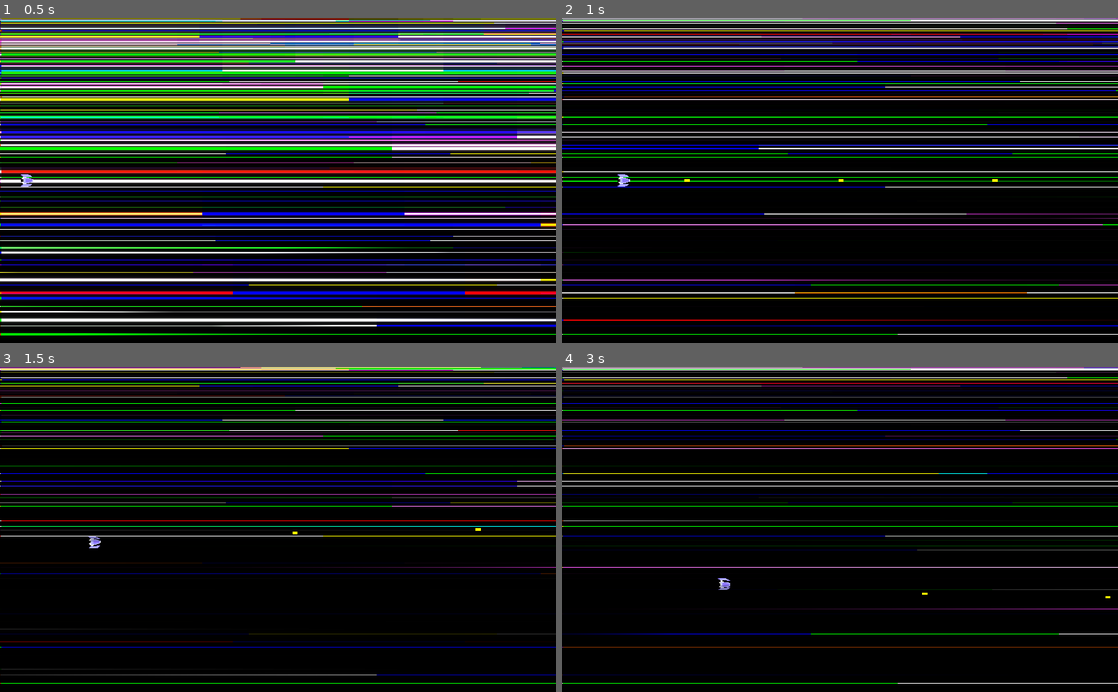
Above: before the commit, frames 1-4 (two rows, left to right).
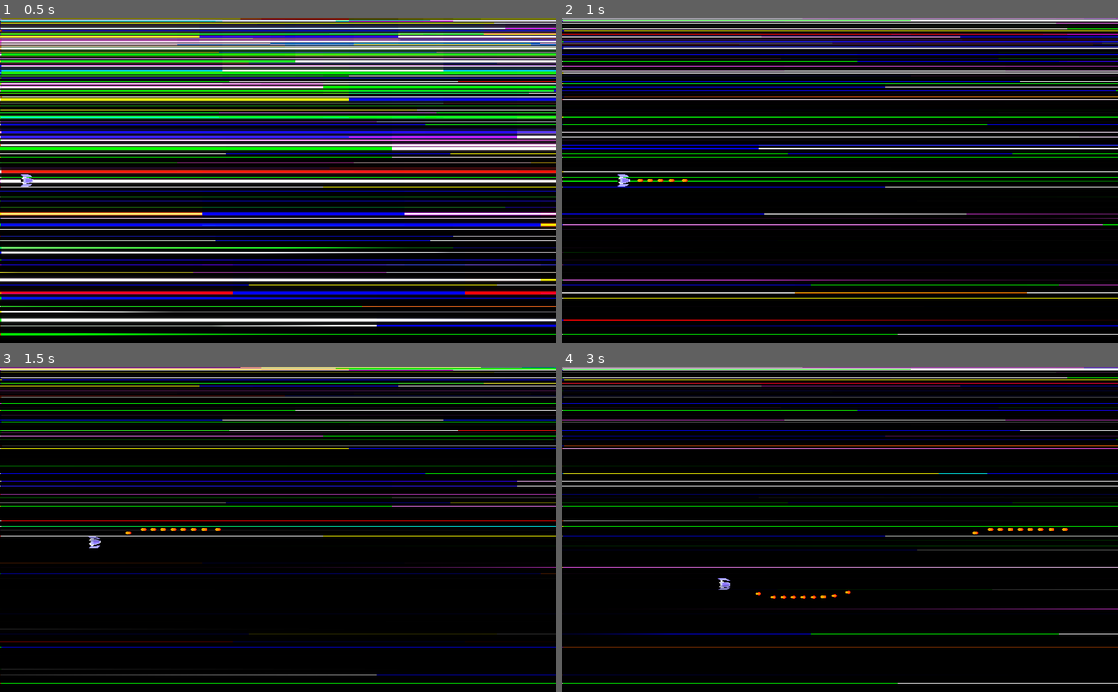
Above: after the commit, the same moments.

Repository: pigslyer/SlipspaceEscapades
Game: Godot game, scene res://Scenes/World.tscn
Same seed, same stepped clock (60 frames per second), same inputs: the game is played once before the commit and once after it.
Inputs:
- Up to frame 1 (0.5 s): no input
- Up to frame 2 (1 s): tap Enter (ui_accept) at 0.5, 0.77 s; hold D (move_right) from 0.53 s (still down); hold Space (shoot) from 0.53 s (still down)
- Up to frame 3 (1.5 s): release D (move_right) at 1.28 s; release Space (shoot) at 1.28 s; hold S (move_down) from 1.28 s (still down); tap Space (shoot) at 1.35 s
- Up to frame 4 (3 s): tap Enter (ui_accept) at 1.52 s; release S (move_down) at 2.03 s; hold D (move_right) 2.03-2.78 s; hold Space (shoot) 2.03-2.78 s; hold W (move_up) from 2.78 s (still down); tap Space (shoot) at 2.85 s

Frame 1 is identical in both runs. In frame 2, less than 0.1% of the frame differs, in the area x 13-79%, y 49-51%; in frame 3, less than 0.1%; in frame 4, 0.2%, in the area x 34-99%, y 49-72%.

Commit message:
Added plasma balls and asteroid texture, fixed bullet speed

Diff:
--- /dev/null
+++ b/Assets/Asset Scenes/MissileModel.tscn
@@ -0,0 +1,6 @@
+[gd_scene load_steps=2 format=2]
+
+[ext_resource path="res://Assets/Sprites/Rocket.png" type="Texture" id=1]
+
+[node name="Sprite" type="Sprite"]
+texture = ExtResource( 1 )
--- a/Scenes/Bullet.tscn
+++ b/Scenes/Bullet.tscn
@@ -1,7 +1,7 @@
 [gd_scene load_steps=4 format=2]
 
 [ext_resource path="res://Scripts/Bullet.gd" type="Script" id=1]
-[ext_resource path="res://Assets/pixel.png" type="Texture" id=2]
+[ext_resource path="res://Assets/Asset Scenes/MissileModel.tscn" type="PackedScene" id=2]
 
 [sub_resource type="RectangleShape2D" id=1]
 extents = Vector2( 5, 2 )
@@ -15,8 +15,5 @@
 position = Vector2( 5, 0 )
 shape = SubResource( 1 )
 
-[node name="Pixel" type="Sprite" parent="."]
-modulate = Color( 0.972549, 0.956863, 0, 1 )
-position = Vector2( 5, 0 )
-scale = Vector2( 10, 4 )
-texture = ExtResource( 2 )
+[node name="Sprite" parent="." instance=ExtResource( 2 )]
+position = Vector2( 7, 0 )
--- a/Scripts/Bullet.gd
+++ b/Scripts/Bullet.gd
@@ -1,15 +1,15 @@
 class_name Bullet
 extends KinematicBody2D
 
-const SPEED := 50;
+const SPEED := 350;
 
 var velocity : Vector2;
 
 func _init(vel = Vector2.RIGHT):
 	velocity = vel;
 
-func _physics_process(_delta):
-	move_and_collide(velocity * SPEED);
+func _physics_process(delta):
+	move_and_collide(velocity * SPEED * delta);
 
 	if(global_position.x > get_viewport_rect().size.x):
 		queue_free();
Binary file added: Assets/Sprites/Rocket.png
Not shown, added: Assets/Sprites/Rocket.png.import
Binary file added: Assets/Sprites/SmallAsteroid.png
Not shown, added: Assets/Sprites/SmallAsteroid.png.import
Not shown, changed: Assets/Sprites/SmallAsteroid.pdn
